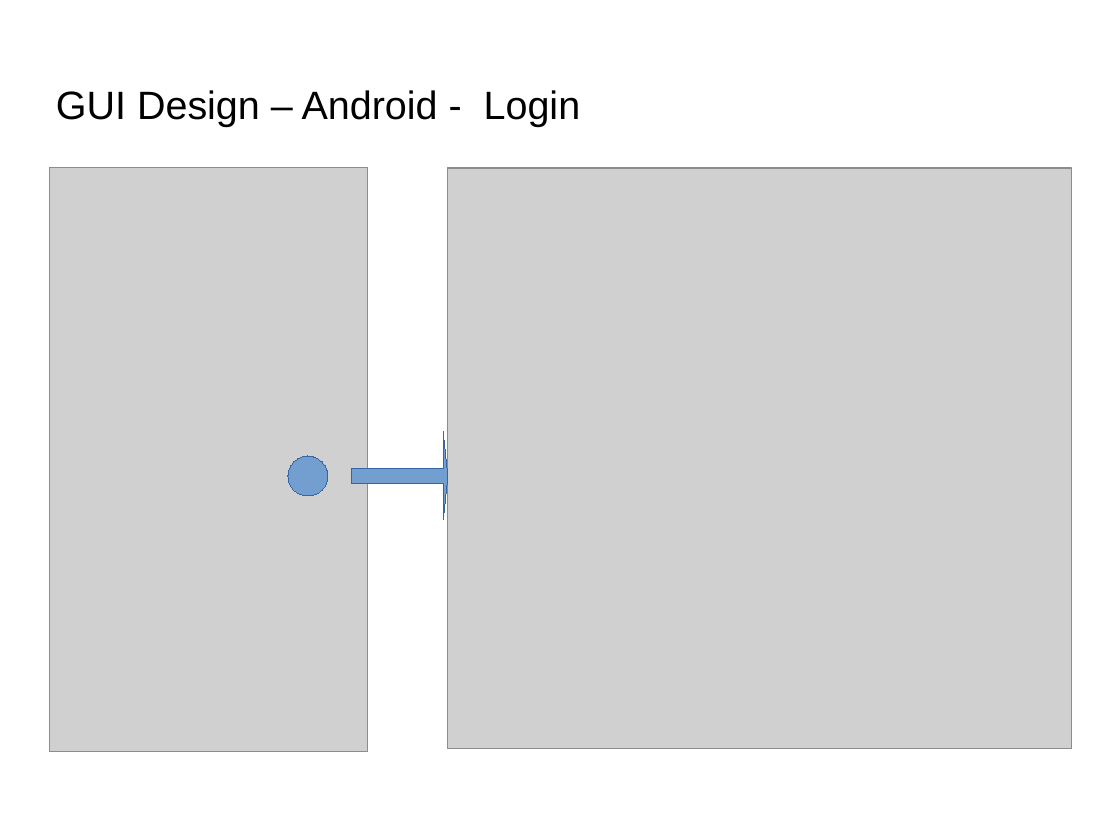
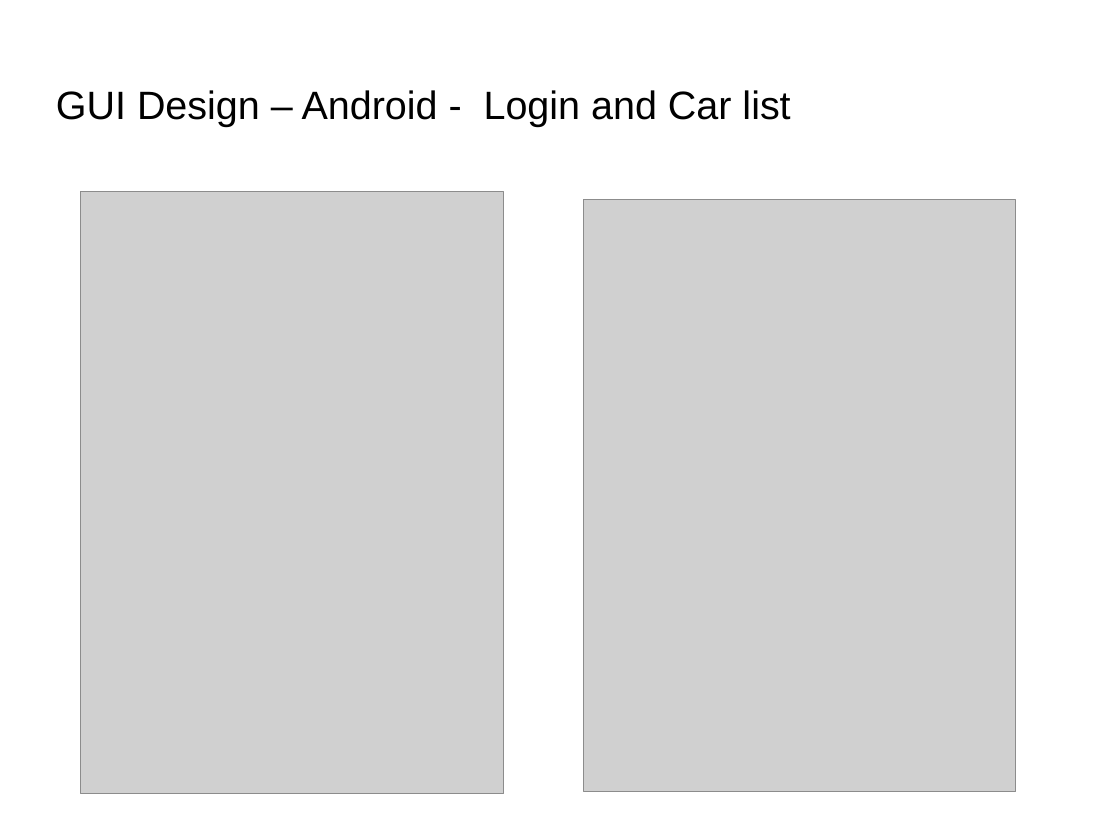
Before and after one commit to Matzkee/TeamProject, a slide deck: slide 20 of Documents/Team G - Design Presentation & Document.pptx (slide 14 before the commit). Drawn at 1120x840 pixels with LibreOffice and Linux fonts; fonts in the diff are those of the drawing; grey boxes stand for pictures; background and template pictures are left out. Boxes give left, top, right and bottom in pixels: in the first picture for what was removed or moved away, otherwise in the second. Text is boxed around its words. In the diff, an @@ line names an element or a change of style, - is before the commit and + after.

```diff
--- a/Documents/Team G - Design Presentation & Document.pptx
+++ b/Documents/Team G - Design Presentation & Document.pptx
@@ text at bbox=[56, 90, 790, 127]: text changed @@
-GUI Design – Android - Login
+GUI Design – Android - Login and Car list
@@ picture: place and size @@
-picture at bbox=[50, 168, 368, 752]
+picture at bbox=[81, 192, 504, 794]
@@ picture: place and size @@
-picture at bbox=[448, 168, 1072, 748]
+picture at bbox=[584, 200, 1016, 793]
@@ right arrow removed at bbox=[352, 432, 447, 520] @@
@@ ellipse removed at bbox=[288, 456, 327, 496] @@
```
Also in this commit, not shown: 7 other slides changed, 3 slides added, 10 other files.
